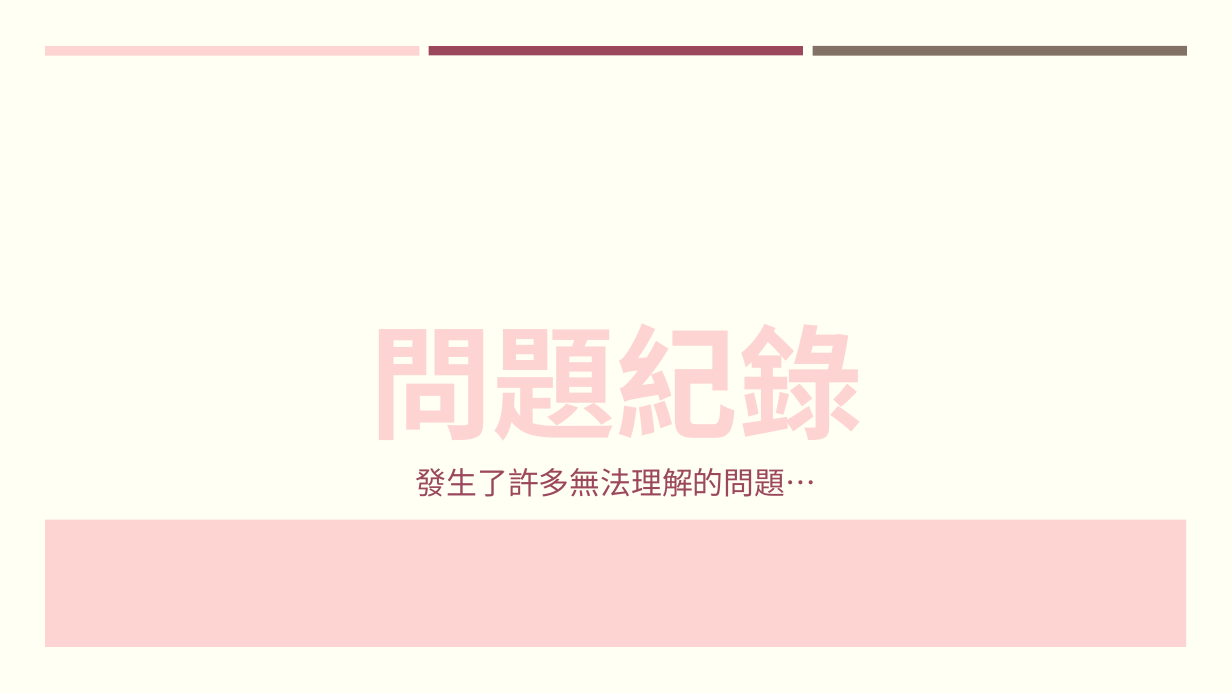
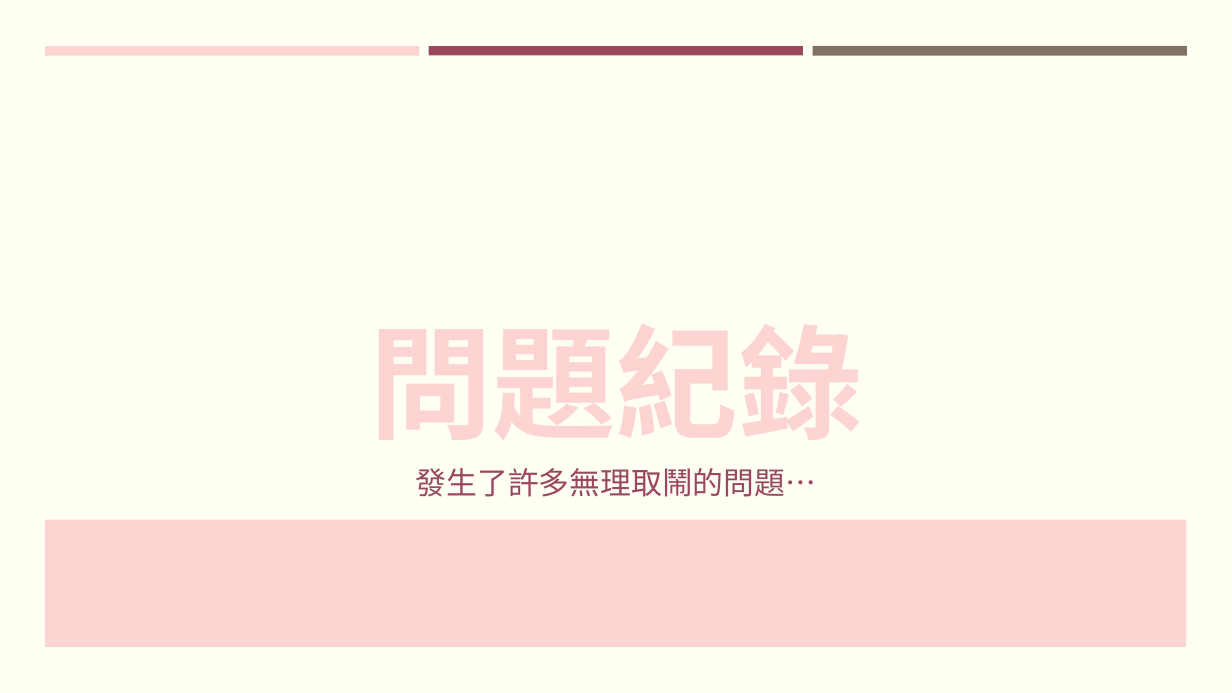
Before and after one commit to FalconLee1011/Java-Final, a slide deck: slide 17 of PPT/JAVA Final project.pptx. Drawn at 1232x693 pixels with LibreOffice and Linux fonts; fonts in the diff are those of the drawing. Boxes give left, top, right and bottom in pixels: in the first picture for what was removed or moved away, otherwise in the second. Text is boxed around its words. In the diff, an @@ line names an element or a change of style, - is before the commit and + after.

```diff
--- a/PPT/JAVA Final project.pptx
+++ b/PPT/JAVA Final project.pptx
@@ text at box(416, 468, 816, 497): text changed @@
-發生了許多無法理解的問題…
+發生了許多無理取鬧的問題…
```
Also in this commit, not shown: 3 other slides changed, 1 slide added, 1 slide removed.
